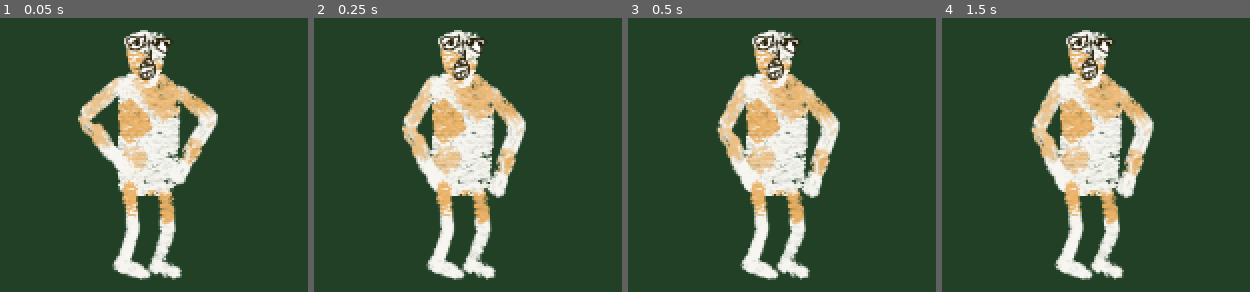
Above: before the commit, frames 1-4 (left to right).
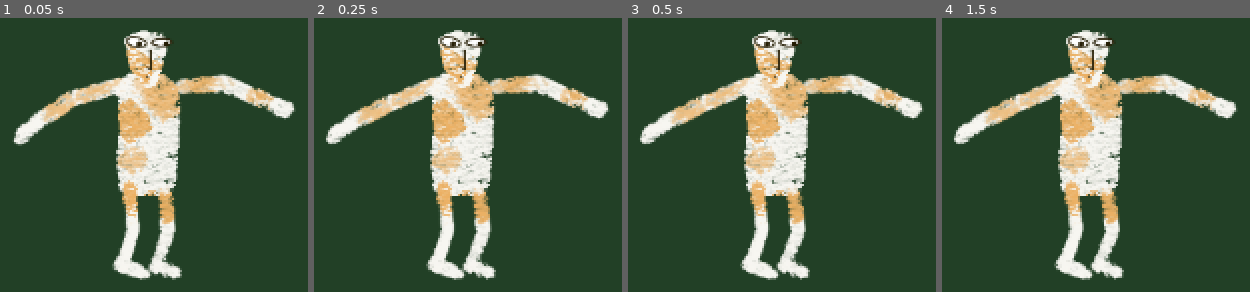
Above: after the commit, the same moments.

Repository: fguillen/The-Forest-Monster-and-the-Cards-Championship
Game: Godot game, scene res://actors/paseant.tscn
Two runs of this game, one before a commit and one after it. Both use one fixed random seed, a clock stepped at 60 frames per second and the inputs below. This scene is started directly instead of the project's main scene.
Inputs:
- Up to frame 1 (0.05 s): no input
- Up to frame 2 (0.25 s): no input
- Up to frame 3 (0.5 s): no input
- Up to frame 4 (1.5 s): tap Enter (ui_accept) at 0.5, 0.77, 1.25 s; hold Right (ui_right) 0.53-1.28 s; hold Down (ui_down) from 1.28 s (still down)

The runs differ from the first frame. In frame 1, 9.6% of the frame differs, in the area x 4-96%, y 5-62%; in frame 2, 9.8%; in frame 3, 9.8%; in frame 4, 9.8%, in the area x 3-96%, y 5-66%.

Commit message:
Paseant run

Diff:
--- a/actors/paseant.tscn
+++ b/actors/paseant.tscn
@@ -9,7 +9,11 @@
 joint_data/0/bone_index = 4
 joint_data/0/bone2d_node = NodePath("Hip/ArmRight/ForearmRight")
 joint_data/0/rotate_from_joint = false
-joint_data/0/enable_constraint = false
+joint_data/0/enable_constraint = true
+joint_data/0/constraint_angle_min = -140.377
+joint_data/0/constraint_angle_max = 360.0
+joint_data/0/constraint_angle_invert = false
+joint_data/0/constraint_in_localspace = true
 joint_data/0/editor_draw_gizmo = true
 joint_data/1/bone_index = 3
 joint_data/1/bone2d_node = NodePath("Hip/ArmRight")
@@ -24,7 +28,11 @@
 joint_data/0/bone_index = 7
 joint_data/0/bone2d_node = NodePath("Hip/ArmLeft/ForearmLeft")
 joint_data/0/rotate_from_joint = false
-joint_data/0/enable_constraint = false
+joint_data/0/enable_constraint = true
+joint_data/0/constraint_angle_min = 27.169
+joint_data/0/constraint_angle_max = 147.169
+joint_data/0/constraint_angle_invert = false
+joint_data/0/constraint_in_localspace = true
 joint_data/0/editor_draw_gizmo = true
 joint_data/1/bone_index = 6
 joint_data/1/bone2d_node = NodePath("Hip/ArmLeft")
@@ -142,6 +150,30 @@
 "update": 0,
 "values": [Vector2(177, 144), Vector2(180, 151), Vector2(180, 142), Vector2(180, 148)]
 }
+tracks/5/type = "value"
+tracks/5/imported = false
+tracks/5/enabled = true
+tracks/5/path = NodePath("Polygons/FaceNormal:visible")
+tracks/5/interp = 1
+tracks/5/loop_wrap = true
+tracks/5/keys = {
+"times": PackedFloat32Array(0),
+"transitions": PackedFloat32Array(1),
+"update": 1,
+"values": [true]
+}
+tracks/6/type = "value"
+tracks/6/imported = false
+tracks/6/enabled = true
+tracks/6/path = NodePath("Polygons/FaceScared:visible")
+tracks/6/interp = 1
+tracks/6/loop_wrap = true
+tracks/6/keys = {
+"times": PackedFloat32Array(0),
+"transitions": PackedFloat32Array(1),
+"update": 1,
+"values": [false]
+}
 
 [sub_resource type="Animation" id="Animation_204a0"]
 length = 0.001
@@ -167,7 +199,7 @@
 "times": PackedFloat32Array(0),
 "transitions": PackedFloat32Array(1),
 "update": 0,
-"values": [Vector2(152, 148)]
+"values": [Vector2(6, 144)]
 }
 tracks/2/type = "value"
 tracks/2/imported = false
@@ -179,7 +211,7 @@
 "times": PackedFloat32Array(0),
 "transitions": PackedFloat32Array(1),
 "update": 0,
-"values": [Vector2(211, 145)]
+"values": [Vector2(302, 90)]
 }
 tracks/3/type = "value"
 tracks/3/imported = false
@@ -205,10 +237,124 @@
 "update": 0,
 "values": [Vector2(177, 148)]
 }
+tracks/5/type = "value"
+tracks/5/imported = false
+tracks/5/enabled = true
+tracks/5/path = NodePath("Polygons/FaceNormal:visible")
+tracks/5/interp = 1
+tracks/5/loop_wrap = true
+tracks/5/keys = {
+"times": PackedFloat32Array(0),
+"transitions": PackedFloat32Array(1),
+"update": 1,
+"values": [true]
+}
+tracks/6/type = "value"
+tracks/6/imported = false
+tracks/6/enabled = true
+tracks/6/path = NodePath("Polygons/FaceScared:visible")
+tracks/6/interp = 1
+tracks/6/loop_wrap = true
+tracks/6/keys = {
+"times": PackedFloat32Array(0),
+"transitions": PackedFloat32Array(1),
+"update": 1,
+"values": [false]
+}
+
+[sub_resource type="Animation" id="Animation_nww80"]
+resource_name = "run"
+length = 0.8
+loop_mode = 1
+tracks/0/type = "value"
+tracks/0/imported = false
+tracks/0/enabled = true
+tracks/0/path = NodePath("TargetLegLeft:position")
+tracks/0/interp = 1
+tracks/0/loop_wrap = true
+tracks/0/keys = {
+"times": PackedFloat32Array(0, 0.1, 0.2, 0.3),
+"transitions": PackedFloat32Array(1, 1, 1, 1),
+"update": 0,
+"values": [Vector2(182, 221), Vector2(209, 191), Vector2(198, 206), Vector2(203, 221)]
+}
+tracks/1/type = "value"
+tracks/1/imported = false
+tracks/1/enabled = true
+tracks/1/path = NodePath("TargetArmRight:position")
+tracks/1/interp = 1
+tracks/1/loop_wrap = true
+tracks/1/keys = {
+"times": PackedFloat32Array(0, 0.1),
+"transitions": PackedFloat32Array(1, 1),
+"update": 0,
+"values": [Vector2(152, 148), Vector2(122, 117)]
+}
+tracks/2/type = "value"
+tracks/2/imported = false
+tracks/2/enabled = true
+tracks/2/path = NodePath("TargetArmLeft:position")
+tracks/2/interp = 1
+tracks/2/loop_wrap = true
+tracks/2/keys = {
+"times": PackedFloat32Array(0, 0.1, 0.6, 0.7, 0.8),
+"transitions": PackedFloat32Array(1, 1, 1, 1, 1),
+"update": 0,
+"values": [Vector2(211, 145), Vector2(251, 98), Vector2(243, 125), Vector2(224, 139), Vector2(210, 149)]
+}
+tracks/3/type = "value"
+tracks/3/imported = false
+tracks/3/enabled = true
+tracks/3/path = NodePath("TargetLegRight:position")
+tracks/3/interp = 1
+tracks/3/loop_wrap = true
+tracks/3/keys = {
+"times": PackedFloat32Array(0, 0.6, 0.8),
+"transitions": PackedFloat32Array(1, 1, 1),
+"update": 0,
+"values": [Vector2(155, 220), Vector2(146, 182), Vector2(158, 222)]
+}
+tracks/4/type = "value"
+tracks/4/imported = false
+tracks/4/enabled = true
+tracks/4/path = NodePath("Polygons/Skeleton2D/Hip:position")
+tracks/4/interp = 1
+tracks/4/loop_wrap = true
+tracks/4/keys = {
+"times": PackedFloat32Array(0.1, 0.3, 0.5, 0.7),
+"transitions": PackedFloat32Array(1, 1, 1, 1),
+"update": 0,
+"values": [Vector2(178, 134), Vector2(180, 151), Vector2(182, 130), Vector2(180, 148)]
+}
+tracks/5/type = "value"
+tracks/5/imported = false
+tracks/5/enabled = true
+tracks/5/path = NodePath("Polygons/FaceNormal:visible")
+tracks/5/interp = 1
+tracks/5/loop_wrap = true
+tracks/5/keys = {
+"times": PackedFloat32Array(0),
+"transitions": PackedFloat32Array(1),
+"update": 1,
+"values": [false]
+}
+tracks/6/type = "value"
+tracks/6/imported = false
+tracks/6/enabled = true
+tracks/6/path = NodePath("Polygons/FaceScared:visible")
+tracks/6/interp = 1
+tracks/6/loop_wrap = true
+tracks/6/keys = {
+"times": PackedFloat32Array(0),
+"transitions": PackedFloat32Array(1),
+"update": 1,
+"values": [true]
+}
 
 [sub_resource type="AnimationLibrary" id="AnimationLibrary_2ofi3"]
 _data = {
 "RESET": SubResource("Animation_204a0"),
+"run": SubResource("Animation_nww80"),
 "walk": SubResource("Animation_a0w42")
 }
 
@@ -278,6 +424,7 @@
 bones = ["Hip", PackedFloat32Array(0, 0, 0, 0, 0, 0, 0, 0), "Hip/Chest", PackedFloat32Array(0, 0, 0, 0, 0, 0, 0, 0), "H …(899 unchanged characters)…
 
 [node name="FaceScared" type="Polygon2D" parent="Polygons"]
+visible = false
 position = Vector2(-125, 3)
 texture = ExtResource("1_j54ba")
 skeleton = NodePath("../Skeleton2D")
@@ -424,10 +571,10 @@
 position = Vector2(0, 31)
 
 [node name="TargetArmRight" type="Marker2D" parent="."]
-position = Vector2(152, 148)
+position = Vector2(6, 144)
 
 [node name="TargetArmLeft" type="Marker2D" parent="."]
-position = Vector2(211, 145)
+position = Vector2(302, 90)
 
 [node name="TargetLegRight" type="Marker2D" parent="."]
 position = Vector2(155, 220)
Not shown: 1 places in actors/paseant.tscn that only renumber resources
